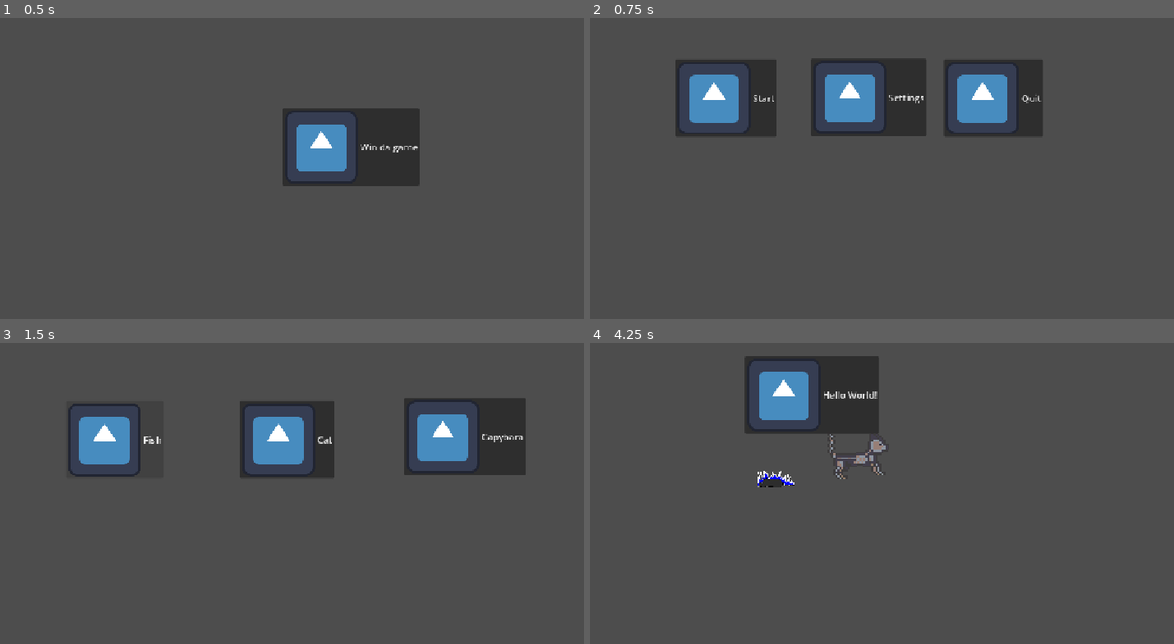
Above: before the commit, frames 1-4 (two rows, left to right).
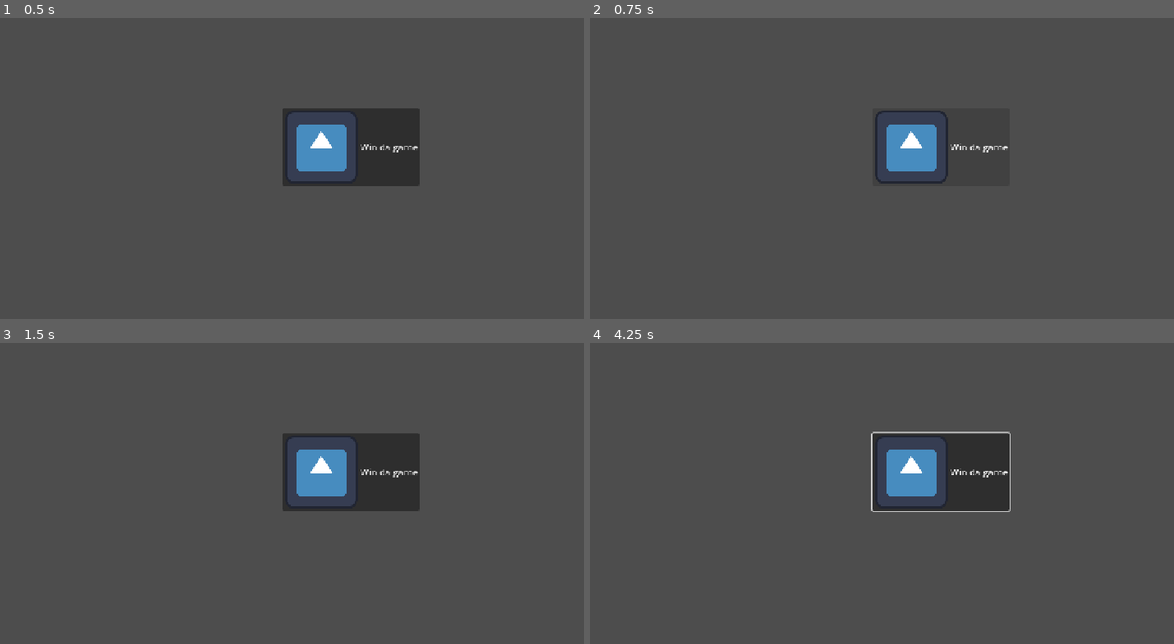
Above: after the commit, the same moments.

Repository: ChinCheeseChillin/Spook-Jam-2
Game: Godot game, scene res://Scenes/final_level.tscn
Same seed, same stepped clock (60 frames per second), same inputs: the game is played once before the commit and once after it. This scene is started directly instead of the project's main scene. The engine's default icon, where the game draws it, is replaced by a stand-in: a white triangle on a blue panel in a dark square.
Inputs (mouse positions are in pixels of both pictures, inside the frame that each line leads up to):
- Up to frame 1 (0.5 s): no input
- Up to frame 2 (0.75 s): click "Win da game" at 0.5 s
- Up to frame 3 (1.5 s): click (134, 424) at 1.25 s, where only the run before the commit has a clickable "Start"
- Up to frame 4 (4.25 s): click (876, 439) at 2 s, where only the run before the commit has a clickable "Cat"; move the mouse to (1004, 442) at 2.77 s; hold D (right) from 2.78 s (still down); click (1004, 442) at 2.85 s; tap Space (jump) at 3.02, 3.77 s; move the mouse to (730, 478) at 3.52 s; tap Tab (floaton) at 3.6 s

Frame 1 is identical in both runs. In frame 2, 11% of the frame differs, in the area x 14-78%, y 13-56%; in frame 3, 12%, in the area x 11-91%, y 18-56%; in frame 4, 9.9%.

Commit message:
Add files via upload

Diff:
--- a/Scripts/Fish Script.gd
+++ b/Scripts/Fish Script.gd
@@ -5,7 +5,7 @@
 @onready var Attack_Hitbox: Area2D = $"Fish Texture/Attack Hitbox"
 @onready var Damage_Hitbox: Area2D = $"Damage Hitbox"
 @onready var Damage_Timer: Timer = $"Damage Timer"
-
+@onready var follow_path = get_parent()
 
 
 
@@ -16,7 +16,7 @@
 var floaton = 0
 var grounded = false
 var jumped = false
-
+var autoplay = false
 
 func _ready() -> void:
 	pass
@@ -34,6 +34,8 @@
 
 
 func _physics_process(delta: float) -> void:
+	if autoplay == true:
+		movement(delta)
 	if Damage_Hitbox.get_overlapping_bodies() != [] and Damage_Timer.time_left == 0:
 		hurted(1)
 		Damage_Timer.start()
@@ -99,3 +101,6 @@
 	elif velocity.x < 0  and fish.scale.x > 0:
 		fish.scale.x = -fish.scale.x
 	move_and_slide()
+
+func movement(delta):
+	follow_path.set_progress(follow_path.get_progress() + SPEED * delta)
--- a/Scripts/capybara script.gd
+++ b/Scripts/capybara script.gd
@@ -10,8 +10,9 @@
 @onready var Damage_Hitbox: Area2D = $"Damage Hitbox"
 @onready var Attack_Hitbox: Area2D = $"Capybara Texture/Attack Hitbox"
 @onready var Damage_Timer: Timer = $"Damage Timer"
+@onready var follow_path = get_parent()
 
-
+var autoplay = false
 
 func _ready() -> void:
 	pass
@@ -29,6 +30,8 @@
 
 
 func _physics_process(delta: float) -> void:
+	if autoplay == true:
+		movement(delta)
 	if Input.is_action_pressed("floaton") and Level.Capypeacemeter > 0:
 		peace = 1
 		Level.Capypeacemeter -= Level.CapyConsumemeter
@@ -76,3 +79,5 @@
 	elif velocity.x < 0  and capybara.scale.x > 0:
 		capybara.scale.x = -capybara.scale.x
 	move_and_slide()
+func movement(delta):
+	follow_path.set_progress(follow_path.get_progress() + SPEED * delta)
--- a/Scripts/cat script.gd
+++ b/Scripts/cat script.gd
@@ -5,14 +5,15 @@
 @onready var Attack_Hitbox: Area2D = $"Cat Texture/Attack Hitbox"
 @onready var Damage_Timer: Timer = $"Cat Texture/Attack Hitbox/Damage Timer"
 @onready var attack_animation: AnimatedSprite2D = $"Cat Texture/Attack Hitbox/Attack Animation"
-
+@onready var follow_path = get_parent()
 
 const SPEED = 350.0
 const JUMP_VELOCITY = -600.0
 
 var boost = 0
 const baseAttack = 1
-
+var autoplay = false
+var done = false
 
 func _ready() -> void:
 	pass
@@ -29,7 +30,15 @@
 	queue_free()
 
 func _physics_process(delta: float) -> void:
-
+	if autoplay == true:
+		movement(delta)
+		if velocity.x != 0:
+			cat.play()
+		else:
+			cat.stop()
+			cat.frame = 0
+		if follow_path.get_progress_ratio() == 1.0:
+			done = true
 	if Input.is_action_just_pressed("floaton") and Level.Catdoublemeter > 0 and boost == 0:
 		boost = 1
 		Level.Catdoublemeter -= Level.CatConsumemeter
@@ -83,3 +92,5 @@
 	elif velocity.x < 0  and cat.scale.x > 0:
 		cat.scale.x = -cat.scale.x
 	move_and_slide()
+func movement(delta):
+	follow_path.set_progress(follow_path.get_progress() + SPEED * delta)
--- a/Scripts/final_level.gd
+++ b/Scripts/final_level.gd
@@ -1,6 +1,5 @@
 extends Node2D
 
-@export var level = 4
 # Called when the node enters the scene tree for the first time.
 func _ready() -> void:
 	pass # Replace with function body.
@@ -12,4 +11,4 @@
 
 
 func _on_win_game_pressed() -> void:
-	get_tree().change_scene_to_file("res://Scenes/main_menu.tscn")
+	get_tree().change_scene_to_file("res://Scenes/final_scene.tscn")
--- a/Scripts/main_menu.gd
+++ b/Scripts/main_menu.gd
@@ -11,7 +11,7 @@
 
 
 func _on_start_game_pressed() -> void:
-	get_tree().change_scene_to_file("res://Scenes/player_selection.tscn")
+	get_tree().change_scene_to_file("res://Scenes/beginning_scene.tscn")
 
 
 func _on_settings_pressed() -> void:
